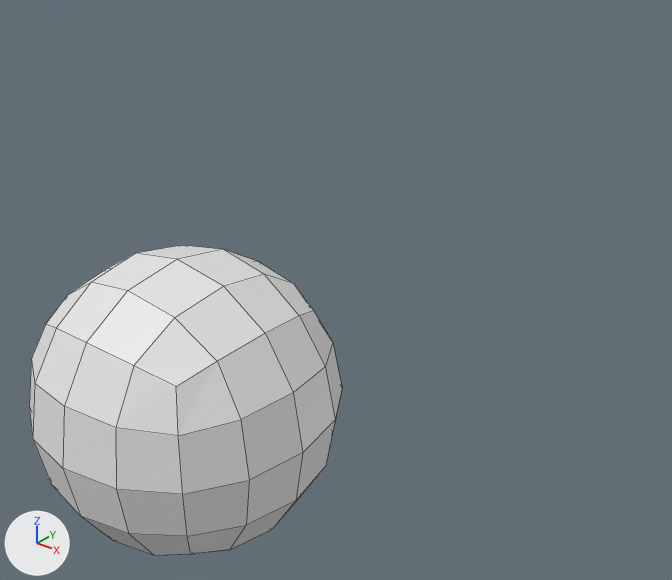
What one commit did to the Blender file Assets/Models/BlendFiles/QuadrupedEnemy.blend.
The view is the same before and after, from a 50 mm camera at (0.85, -0.734, 0.7) aimed at (-0.051, 0.393, 0.001). Every picture has the same lights, and +X, +Y and +Z are marked at lower left. Mesh edges are drawn as thin lines.

The scene before the commit, as lines of its bpy script (objects in view):
```python
me_plane = bpy.data.meshes.new('Plane')
me_plane.from_pydata(...)  # 1 vertices, 0 faces; spans x 0.0, y 0.0, z 0.0
# before: 0 (0.0, 0.0, 0.0)
ob_creaturebody = bpy.data.objects.new('CreatureBody', me_plane)
ob_creaturebody.location = (0.0, 0.0, 0.0)
_m = ob_creaturebody.modifiers.new('Mirror', 'MIRROR')
_m.merge_threshold = 0.01
_m = ob_creaturebody.modifiers.new('Skin', 'SKIN')
_m = ob_creaturebody.modifiers.new('Subdivision', 'SUBSURF')
_m.levels = 2
```
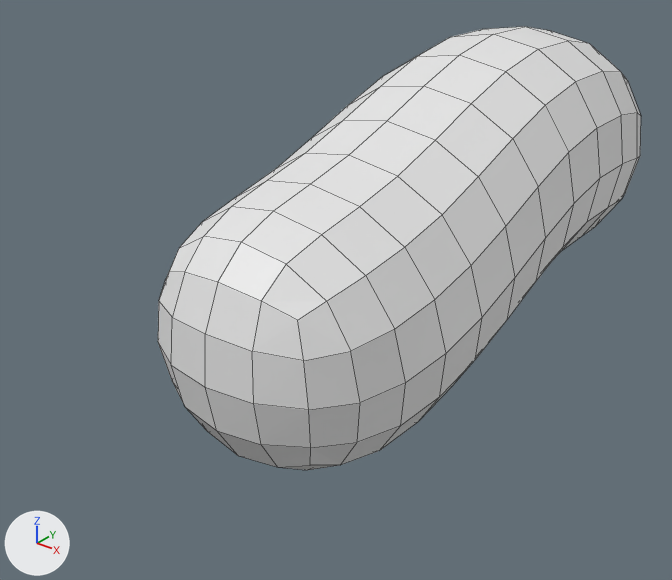
Commit message: Updates quadruped body

Diff of the bpy script that builds the scene:
```diff
--- a/Assets/Models/BlendFiles/QuadrupedEnemy.blend.py
+++ b/Assets/Models/BlendFiles/QuadrupedEnemy.blend.py
@@ me_plane @@
 me_plane.from_pydata(...)  # 1 vertices, 0 faces; spans x 0.0, y 0.0, z 0.0
 # used by ob_creaturebody; location = (0.0, 0.0, 0.0)
 # verts and faces of me_plane; kept vertices keep their numbers, new ones are numbered from 1
+# me_plane part 1
+verts[1] = (0.0, 0.407, 0.0)
+verts[2] = (0.0, 0.79, 0.215)
+verts[3] = (0.0, 1.208, 0.077)
+edges += [(0, 1), (1, 2), (2, 3)]
```

Pixel boxes [x1, y1, x2, y2] of what changed, in the pictures (672 x 580 px):
'CreatureBody', reshaped (54% wider, 43% taller)
    before: [29, 245, 342, 555]
    after: [158, 26, 641, 470]
